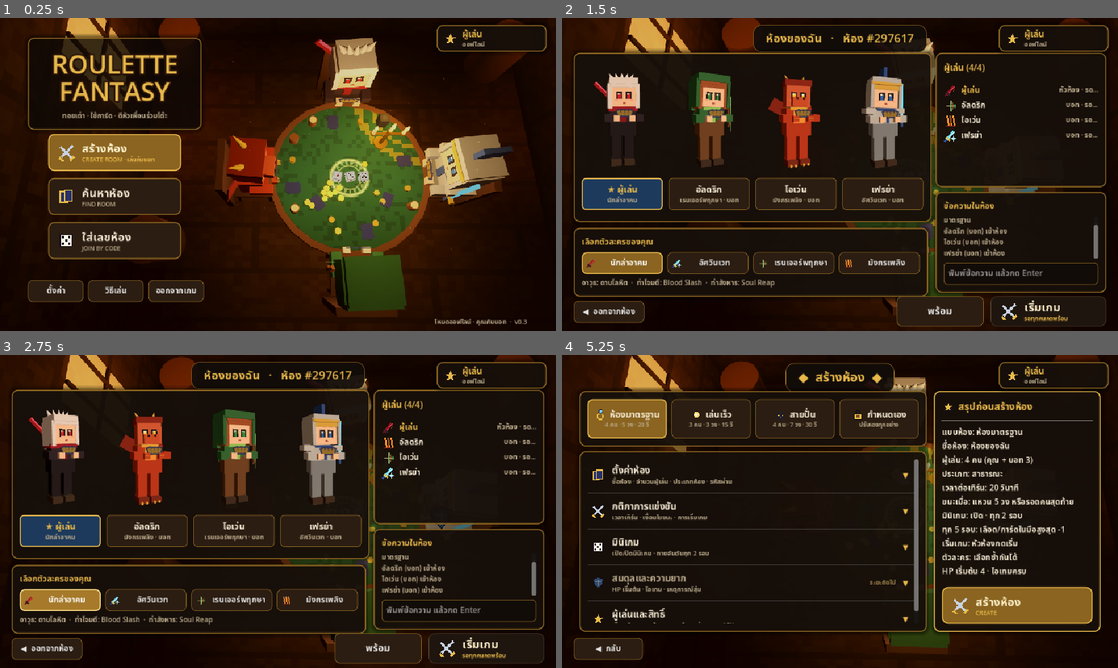
Above: before the commit, frames 1-4 (two rows, left to right).
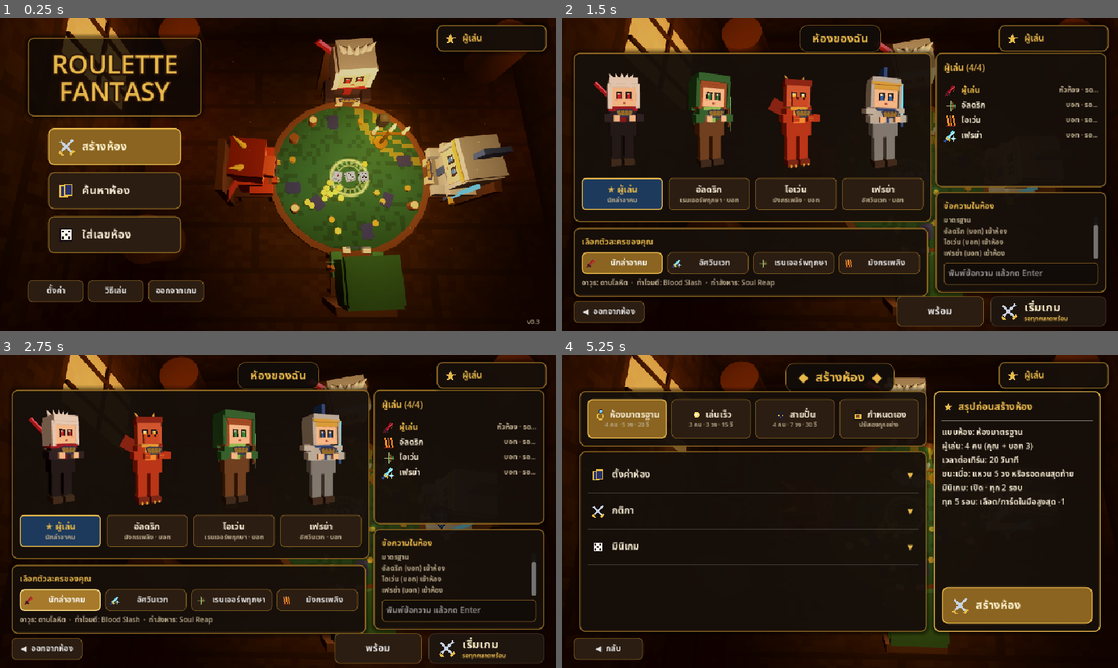
Above: after the commit, the same moments.

Repository: MsaterJEY/roulette-fantasy
Game: Godot game, scene res://menu.tscn
The game is run twice, just before and just after one commit, with the same random seed, the same clock (stepped at 60 frames per second) and the same inputs.
Inputs (mouse positions are in pixels of both pictures, inside the frame that each line leads up to):
- Up to frame 1 (0.25 s): no input
- Up to frame 2 (1.5 s): click (678, 152) at 0.52 s; click (1017, 268) at 1.25 s
- Up to frame 3 (2.75 s): click "นักล่าอาคม" at 2 s
- Up to frame 4 (5.25 s): click "อัศวินเวท" at 2.75 s; click "เรนเจอร์พฤกษา" at 3.5 s; click "มังกรเพลิง" at 4.25 s; click "◀ ออกจากห้อง" at 5 s

The runs differ from the first frame. In frame 1, 4.6% of the frame differs, in the area x 5-97%, y 3-99%; in frame 2, 1.0%; in frame 3, 1.0%; in frame 4, 5.1%, in the area x 4-92%, y 3-86%.

Commit message:
Trim menu text and fix logo overlap on the web
The web font is taller, so the home buttons now sit under the logo plate
whatever its height. Removed text players skip: the home tagline, English
captions on buttons, "offline" labels, section subtitles, the online-only
room type and password settings, the start-mode setting, the "later phase"
sections, and extra summary lines. Quit is hidden in the browser.

Co-Authored-By: Claude Opus 5.5 <noreply@anthropic.com>

Diff:
--- a/scripts/main_menu.gd
+++ b/scripts/main_menu.gd
@@ -21,7 +21,6 @@
 
 # Create Room
 var _room_name: LineEdit
-var _password: LineEdit
 var _summary: Label
 var _sections: VBoxContainer
 var _open_sections: Dictionary = {}  # section key -> open
@@ -128,23 +127,23 @@
 	var lbox := VBoxContainer.new()
 	logo_plate.add_child(lbox)
 	lbox.add_child(MenuUi.logo(44))
-	var tag := MenuUi.label("ทอยเต๋า · ใช้การ์ด · ตีหัวเพื่อนร่วมโต๊ะ", 12, UiStyle.TEXT_DIM)
-	tag.horizontal_alignment = HORIZONTAL_ALIGNMENT_CENTER
-	lbox.add_child(tag)
 
 	var col := VBoxContainer.new()
 	col.position = Vector2(83, 200)
 	col.add_theme_constant_override("separation", 12)
 	s.add_child(col)
-	var create := MenuUi.big_button("swords", "สร้างห้อง", "CREATE ROOM · เล่นกับบอท", true)
+	# the buttons sit just under the logo, whatever height the font gives it (taller on the web)
+	logo_plate.resized.connect(func() -> void:
+		col.position.y = maxf(190.0, logo_plate.position.y + logo_plate.size.y + 20.0))
+	var create := MenuUi.big_button("swords", "สร้างห้อง", "", true)
 	create.pressed.connect(func() -> void:
 		sfx.play("select")
 		show_screen("create"))
 	col.add_child(create)
-	var find := MenuUi.big_button("cards", "ค้นหาห้อง", "FIND ROOM")
+	var find := MenuUi.big_button("cards", "ค้นหาห้อง", "")
 	find.pressed.connect(show_screen.bind("find"))
 	col.add_child(find)
-	var join := MenuUi.big_button("dice", "ใส่เลขห้อง", "JOIN BY CODE")
+	var join := MenuUi.big_button("dice", "ใส่เลขห้อง", "")
 	join.pressed.connect(show_screen.bind("join"))
 	col.add_child(join)
 
@@ -162,9 +161,10 @@
 	quit.pressed.connect(func() -> void:  # through the sound player, so it quits cleanly
 		get_tree().root.propagate_notification(NOTIFICATION_WM_CLOSE_REQUEST))
 	row.add_child(quit)
-
-	var ver := MenuUi.label("โหมดออฟไลน์ · คุณกับบอท  ·  v0.3", 11, UiStyle.TEXT_DIM)
-	ver.position = Vector2(W - 210, 516)
+	quit.visible = not OS.has_feature("web")  # a browser tab can't be closed by the page
+
+	var ver := MenuUi.label("v0.3", 11, UiStyle.TEXT_DIM)
+	ver.position = Vector2(W - 50, 516)
 	s.add_child(ver)
 	return s
 
@@ -199,7 +199,7 @@
 		var l := MenuUi.label(line[0], line[1], line[2])
 		l.horizontal_alignment = HORIZONTAL_ALIGNMENT_CENTER
 		empty.add_child(l)
-	var go := MenuUi.big_button("swords", "สร้างห้องแทน", "CREATE ROOM", true, 210)
+	var go := MenuUi.big_button("swords", "สร้างห้องแทน", "", true, 210)
 	go.position = Vector2(W - 230, 470)
 	go.pressed.connect(show_screen.bind("create"))
 	s.add_child(go)
@@ -238,7 +238,7 @@
 			code.text = digits
 			code.caret_column = digits.length())
 	box.add_child(code)
-	var join := MenuUi.big_button("", "เข้าร่วมห้อง", "JOIN", true, 200)
+	var join := MenuUi.big_button("", "เข้าร่วมห้อง", "", true, 200)
 	join.size_flags_horizontal = Control.SIZE_SHRINK_CENTER
 	join.pressed.connect(func() -> void:
 		if code.text.length() < 6:
@@ -256,7 +256,7 @@
 
 # ---------- create room ----------
 # Presets on top (most players pick one and go), then the settings in folding sections, like
-# the user's design: room, match rules, balance (later), players and rights. The summary and
+# the user's design: room, match rules, minigame. The summary and
 # the Create button on the right.
 
 func _build_create() -> Control:
@@ -319,7 +319,7 @@
 	_summary.add_theme_constant_override("line_spacing", 2)
 	_summary.size_flags_vertical = Control.SIZE_EXPAND_FILL
 	sbox.add_child(_summary)
-	var go := MenuUi.big_button("swords", "สร้างห้อง", "CREATE", true, 258)
+	var go := MenuUi.big_button("swords", "สร้างห้อง", "", true, 258)
 	go.pressed.connect(_create_room)
 	sbox.add_child(go)
 	_back(s)
@@ -331,7 +331,7 @@
 func _fill_sections() -> void:
 	for c in _sections.get_children():
 		c.queue_free()
-	var room := _section("room", "cards", "ตั้งค่าห้อง", "ชื่อห้อง · จำนวนผู้เล่น · ประเภทห้อง · รหัสผ่าน")
+	var room := _section("room", "cards", "ตั้งค่าห้อง")
 	_room_name = LineEdit.new()
 	_room_name.text = GameConfig.room_name
 	_room_name.max_length = 24
@@ -343,44 +343,8 @@
 	_setting(room, "ชื่อห้อง", _room_name)
 	_setting(room, "จำนวนผู้เล่น", _choices([["2 คน", 2], ["3 คน", 3], ["4 คน", 4], ["5 คน", 5], ["6 คน", 6]], GameConfig.players,
 		func(v: int) -> void: GameConfig.players = v))
-	var pass_row := HBoxContainer.new()
-	pass_row.add_theme_constant_override("separation", 8)
-	_setting(room, "ประเภทห้อง", _choices([["สาธารณะ", 0], ["ใส่รหัสผ่าน", 1]], 1 if GameConfig.room_type == "password" else 0,
-		func(v: int) -> void:
-			GameConfig.room_type = "password" if v == 1 else "public"
-			if v == 1 and GameConfig.room_password.length() != 4:
-				GameConfig.new_room_password()
-				_password.text = GameConfig.room_password
-			pass_row.get_parent().visible = v == 1))
-	_password = LineEdit.new()
-	_password.text = GameConfig.room_password
-	_password.max_length = 4
-	_password.placeholder_text = "0000"
-	_password.custom_minimum_size = Vector2(110, 34)
-	_password.alignment = HORIZONTAL_ALIGNMENT_CENTER
-	_password.add_theme_font_size_override("font_size", 18)
-	_password.add_theme_stylebox_override("normal", UiStyle.panel(Color("120c08"), MenuUi.GOLD_DARK, 1, 6))
-	_password.text_changed.connect(func(t: String) -> void:
-		var digits := ""
-		for ch in t:
-			if ch >= "0" and ch <= "9":
-				digits += ch
-		if digits != t:
-			_password.text = digits
-			_password.caret_column = digits.length()
-		GameConfig.room_password = digits
-		_update_summary())
-	pass_row.add_child(_password)
-	var reroll := MenuUi.small_button("  สุ่มใหม่  ")
-	reroll.pressed.connect(func() -> void:
-		GameConfig.new_room_password()
-		_password.text = GameConfig.room_password
-		_update_summary())
-	pass_row.add_child(reroll)
-	_setting(room, "รหัสผ่าน (4 หลัก)", pass_row).visible = GameConfig.room_type == "password"
-	room.add_child(_note("ตอนนี้เล่นกับบอท · ประเภทห้องและรหัสผ่านจะใช้จริงเมื่อเปิดโหมดออนไลน์"))
-
-	var rules := _section("rules", "swords", "กติกาการแข่งขัน", "เวลาเทิร์น · เงื่อนไขชนะ · การเริ่มเกม")
+
+	var rules := _section("rules", "swords", "กติกา")
 	_setting(rules, "เวลาต่อเทิร์น", _choices([["15 วิ", 15], ["20 วิ", 20], ["30 วิ", 30], ["45 วิ", 45]],
 		GameConfig.turn_seconds, func(v: int) -> void: GameConfig.turn_seconds = v))
 	var rings := _choices([["3 วง", 3], ["5 วง", 5], ["7 วง", 7], ["ไม่ใช้แหวน", 0]], GameConfig.rings_to_win,
@@ -392,28 +356,18 @@
 			if b.button_pressed:  # still show which one is on
 				b.add_theme_stylebox_override("disabled", UiStyle.panel(Color("5a4220"), MenuUi.GOLD_DARK, 2, 8))
 	_setting(rules, "ชนะเมื่อได้แหวน", rings)
-	_setting(rules, "การเริ่มเกม", _choices([["หัวห้องกดเริ่ม", 0], ["เริ่มเองเมื่อพร้อม", 1]],
-		1 if GameConfig.start_mode == "auto" else 0, func(v: int) -> void: GameConfig.start_mode = "auto" if v == 1 else "host"))
-	rules.add_child(_note("รอดเป็นคนสุดท้ายชนะเสมอ · \"ไม่ใช้แหวน\" = ชนะได้ด้วยการจัดการผู้เล่นเท่านั้น\nทุก %d รอบ เลือดสูงสุดและการ์ดในมือสูงสุดของทุกคนลดลง 1 (เกมไม่ยืดเยื้อ)" % GameController.SHRINK_ROUNDS))
-
-	var mini := _section("minigame", "dice", "มินิเกม", "เปิด/ปิดมินิเกม · ทายอันดับทุก 2 รอบ")
+	rules.add_child(_note("คนสุดท้ายที่รอดชนะเสมอ · ทุก %d รอบ เลือดและการ์ดในมือสูงสุด -1" % GameController.SHRINK_ROUNDS))
+
+	var mini := _section("minigame", "dice", "มินิเกม")
 	_setting(mini, "มินิเกม", _choices([["เปิด", 1], ["ปิด", 0]], 1 if GameConfig.minigames else 0,
 		func(v: int) -> void: _set_minigames(v == 1)))
-	mini.add_child(_note("มินิเกมให้เศษแหวน (ทางเดียวที่ได้แหวน) และเงินตามอันดับ
-ปิดมินิเกม = ไม่ใช้แหวนไปด้วย ชนะได้ด้วยการจัดการผู้เล่นเท่านั้น"))
-
-	var balance := _section("balance", "defense", "สมดุลและความยาก", "HP เริ่มต้น · ไอเทม · เหตุการณ์สุ่ม", true)
-	balance.add_child(_note("ระยะถัดไป: ตั้ง HP เริ่มต้น เปิด/ปิดไอเทม และเหตุการณ์สุ่มระหว่างเกม\nตอนนี้ใช้ค่ามาตรฐาน: HP 4 · ไอเทมครบทุกใบ · ไม่มีเหตุการณ์สุ่ม"))
-
-	var who := _section("players", "star", "ผู้เล่นและสิทธิ์", "เลือกตัวละคร · ผู้ชม · การเข้าระหว่างเกม · AFK")
-	who.add_child(_note("เลือกตัวละคร: เลือกซ้ำกับคนอื่นได้ (บอทจะกระจายไปตัวอื่นก่อน)"))
-	who.add_child(_note("ระยะถัดไป: ผู้ชม · การเข้าระหว่างเกม · ให้บอทเล่นแทนเมื่อ AFK"))
+	mini.add_child(_note("มินิเกมเป็นทางเดียวที่ได้เศษแหวน · ปิด = ไม่ใช้แหวน"))
+
 	_update_summary()
 
 
-## A folding section: a header (icon, title, the settings it holds, ▼) that opens a body.
-## `later`: its settings come in a later phase (shown, marked).
-func _section(key: String, icon: String, title: String, subtitle: String, later := false) -> VBoxContainer:
+## A folding section: a header (icon, title, ▼) that opens a body.
+func _section(key: String, icon: String, title: String) -> VBoxContainer:
 	var head := Button.new()
 	head.flat = true
 	head.custom_minimum_size = Vector2(0, 54)
@@ -429,8 +383,6 @@
 	head.add_child(row)
 	var ic := Icons.rect(icon, 24)
 	ic.size_flags_vertical = Control.SIZE_SHRINK_CENTER
-	if later:
-		ic.modulate = Color(1, 1, 1, 0.5)
 	row.add_child(ic)
 	var texts := VBoxContainer.new()
 	texts.alignment = BoxContainer.ALIGNMENT_CENTER
@@ -438,12 +390,7 @@
 	texts.size_flags_horizontal = Control.SIZE_EXPAND_FILL
 	texts.mouse_filter = Control.MOUSE_FILTER_IGNORE
 	row.add_child(texts)
-	texts.add_child(MenuUi.label(title, 16, UiStyle.TEXT_DIM if later else UiStyle.TEXT))
-	texts.add_child(MenuUi.label(subtitle, 11, UiStyle.TEXT_DIM))
-	if later:
-		var tag := MenuUi.label("ระยะถัดไป", 11, MenuUi.GOLD_DARK.lightened(0.2))
-		tag.size_flags_vertical = Control.SIZE_SHRINK_CENTER
-		row.add_child(tag)
+	texts.add_child(MenuUi.label(title, 16, UiStyle.TEXT))
 	var arrow := MenuUi.label("", 13, MenuUi.GOLD)
 	arrow.size_flags_vertical = Control.SIZE_SHRINK_CENTER
 	row.add_child(arrow)
@@ -542,28 +489,18 @@
 func _update_summary() -> void:
 	if _summary == null:
 		return
-	var name := GameConfig.room_name if GameConfig.room_name != "" else "ห้องของฉัน"
 	_summary.text = "\n".join([
 		"แบบห้อง: %s" % GameConfig.PRESETS[GameConfig.preset]["name"],
-		"ชื่อห้อง: %s" % name,
 		"ผู้เล่น: %d คน (คุณ + บอท %d)" % [GameConfig.players, GameConfig.players - 1],
-		"ประเภท: %s" % ("ใส่รหัสผ่าน (%s)" % GameConfig.room_password if GameConfig.room_type == "password" else "สาธารณะ"),
 		"เวลาต่อเทิร์น: %d วินาที" % GameConfig.turn_seconds,
 		"ชนะเมื่อ: แหวน %d วง หรือรอดคนสุดท้าย" % GameConfig.rings_to_win if GameConfig.rings_to_win > 0
 			else "ชนะเมื่อ: รอดเป็นคนสุดท้าย (ไม่ใช้แหวน)",
 		"มินิเกม: %s" % ("เปิด · ทุก 2 รอบ" if GameConfig.minigames else "ปิด"),
-		"ทุก %d รอบ: เลือด/การ์ดในมือสูงสุด -1" % GameController.SHRINK_ROUNDS,
-		"เริ่มเกม: %s" % ("เริ่มเองเมื่อทุกคนพร้อม" if GameConfig.start_mode == "auto" else "หัวห้องกดเริ่ม"),
-		"ตัวละคร: เลือกซ้ำกันได้",
-		"HP เริ่มต้น 4 · ไอเทมครบ"])
+		"ทุก %d รอบ: เลือด/การ์ดในมือสูงสุด -1" % GameController.SHRINK_ROUNDS])
+
 
 
 func _create_room() -> void:
-	if GameConfig.room_type == "password" and GameConfig.room_password.length() != 4:
-		_open_sections["room"] = true
-		_fill_sections()
-		toast("รหัสผ่านต้องมี 4 หลัก")
-		return
 	sfx.play("confirm")
 	if GameConfig.room_name == "":
 		GameConfig.room_name = "ห้องของฉัน"
@@ -668,8 +605,7 @@
 func _enter_lobby() -> void:
 	_lobby_gen += 1
 	_countdown = -1.0
-	_lobby_title.text = "%s   ·   ห้อง #%s%s" % [GameConfig.room_name, GameConfig.room_code,
-		"   ·   รหัสผ่าน %s" % GameConfig.room_password if GameConfig.room_type == "password" else ""]
+	_lobby_title.text = GameConfig.room_name
 	_ready_flags.clear()
 	_ready_flags.resize(GameConfig.players)
 	_ready_flags.fill(false)
@@ -729,10 +665,11 @@
 	var sub: Label = _start_btn.get_child(0).get_child(-1).get_child(1)
 	if GameConfig.start_mode == "auto":
 		main.text = "เริ่มใน %d" % ceili(_countdown) if _countdown >= 0.0 else "เริ่มอัตโนมัติ"
-		sub.text = "AUTO START · รอทุกคนพร้อม" if _countdown < 0.0 else "AUTO START"
+		sub.text = "รอทุกคนพร้อม" if _countdown < 0.0 else ""
 	else:
 		main.text = "เริ่มเกม"
-		sub.text = "START GAME" if _all_ready() else "รอทุกคนกดพร้อม"
+		sub.text = "" if _all_ready() else "รอทุกคนกดพร้อม"
+	sub.visible = sub.text != ""
 
 
 func _process(delta: float) -> void:
@@ -860,7 +797,6 @@
 	_badge_name = MenuUi.label(GameConfig.player_name, 15, MenuUi.GOLD)
 	_badge_name.clip_text = true
 	texts.add_child(_badge_name)
-	texts.add_child(MenuUi.label("ออฟไลน์", 11, UiStyle.TEXT_DIM))
 
 
 func _build_toast() -> void:
--- a/scripts/result_panel.gd
+++ b/scripts/result_panel.gd
@@ -51,13 +51,13 @@
 	right.position = Vector2(782, 236)
 	right.add_theme_constant_override("separation", 10)
 	add_child(right)
-	var again := MenuUi.big_button("swords", "เล่นต่อ", "ห้องเดิม · REMATCH", true, 164)
+	var again := MenuUi.big_button("swords", "เล่นต่อ", "", true, 164)
 	again.pressed.connect(func() -> void: get_tree().reload_current_scene())
 	right.add_child(again)
-	var find := MenuUi.big_button("cards", "ค้นหาห้องใหม่", "FIND ROOM", false, 164)
+	var find := MenuUi.big_button("cards", "ค้นหาห้องใหม่", "", false, 164)
 	find.pressed.connect(_to_menu.bind("find"))
 	right.add_child(find)
-	var menu := MenuUi.big_button("", "กลับหน้าหลัก", "MAIN MENU", false, 164)
+	var menu := MenuUi.big_button("", "กลับหน้าหลัก", "", false, 164)
 	menu.pressed.connect(_to_menu.bind("home"))
 	right.add_child(menu)
 	var quit := MenuUi.small_button("ออกจากเกม", "", 164)
Not shown, changed: docs/STATE.md
Not shown, changed: web/index.pck
